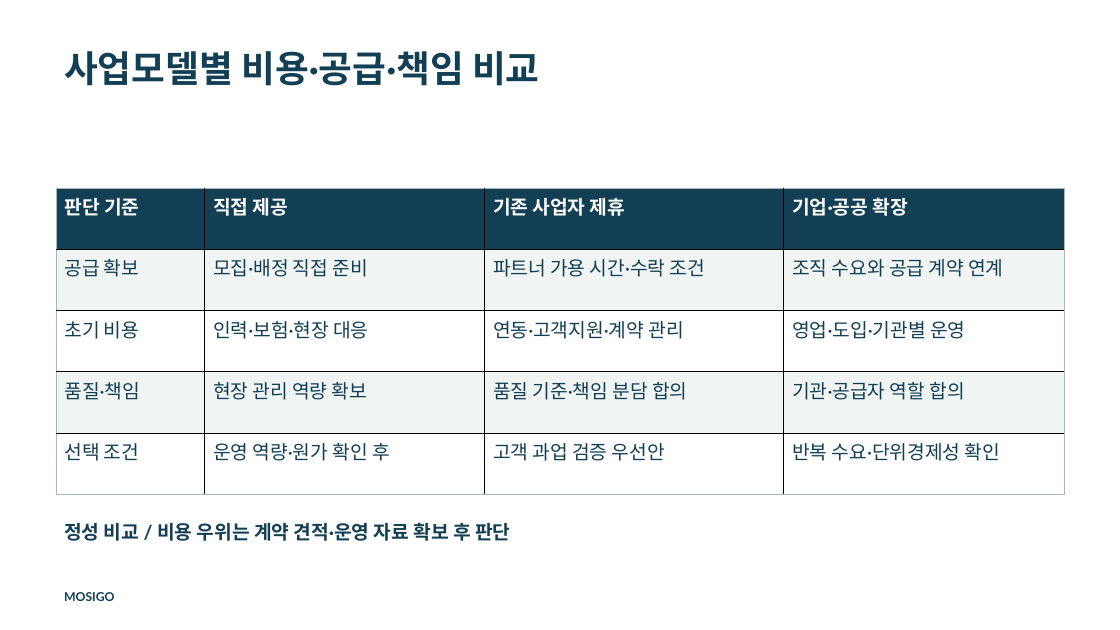
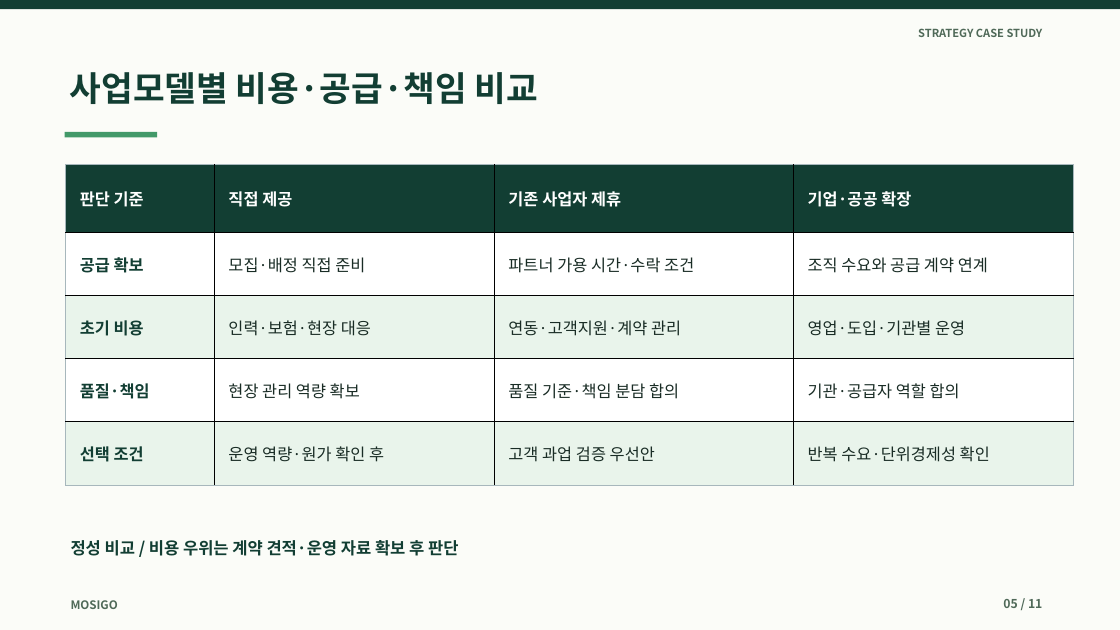
Before and after one commit to dohyunkimmm/mosigo-case-study, a slide deck: slide 5 of downloads/mosigo_report.pptx. Drawn at 1120x630 pixels with LibreOffice and Linux fonts; fonts in the diff are those of the drawing. Boxes give left, top, right and bottom in pixels: in the first picture for what was removed or moved away, otherwise in the second. Text is boxed around its words. In the diff, an @@ line names an element or a change of style, - is before the commit and + after.

```diff
--- a/downloads/mosigo_report.pptx
+++ b/downloads/mosigo_report.pptx
@@ background #FFFFFF to #FBFCF8 @@
@@ rectangle added at [0,0,1120,9], fill #123E33 @@
@@ text added at [918,28,1043,37], 9.5 pt, text #4F6958, bold @@
+STRATEGY CASE STUDY
@@ text "사업모델별 비용·공급·책임 비교": place and size @@
-text "사업모델별 비용·공급·책임 비교" at [64,51,540,86]
+text "사업모델별 비용·공급·책임 비교" at [70,72,538,104]
@@ text "사업모델별 비용·공급·책임 비교" at [70,72,538,104]: size 31.5 to 29.5 pt, font Lato to Noto Sans CJK KR, text colour #133F55 to #123E33; vertical alignment top to middle @@
@@ rectangle added at [65,132,157,138], fill #429969 @@
@@ table at [66,165,1073,486] @@
@@ fill #133F55 to #123E33 in row 1 @@
@@ fill #F0F5F3 to #FFFFFF in 8 cells @@
@@ fill #FFFFFF to #E9F4EB in 8 cells @@
@@ size 16.5 to 14 pt, font Lato to Noto Sans CJK KR @@
@@ text colour #133F55 to #123E33, bold on in "공급 확보", "초기 비용", "품질·책임", "선택 조건" @@
@@ text colour #133F55 to #192C25 in "모집·배정 직접 준비", "파트너 가용 시간·수락 조건", "조직 수요와 공급 계약 연계", "인력·보험·현장 대응" and 8 more places @@
@@ table: place and size @@
-table at [56,188,1064,495]
+table at [66,165,1073,486]
@@ text "정성 비교 / 비용 우위는 ...": place and size @@
-text "정성 비교 / 비용 우위는 ..." at [64,522,510,541]
+text "정성 비교 / 비용 우위는 ..." at [71,540,458,556]
@@ text "정성 비교 / 비용 우위는 ..." at [71,540,458,556]: size 16.5 to 14.2 pt, font Lato to Noto Sans CJK KR, text colour #133F55 to #123E33; vertical alignment top to middle @@
@@ text "MOSIGO": place and size @@
-text "MOSIGO" at [64,592,114,601]
+text "MOSIGO" at [71,600,118,609]
@@ text "MOSIGO" at [71,600,118,609]: size 10.5 to 10 pt, font Lato to Noto Sans CJK KR, text colour #133F55 to #4F6958; vertical alignment top to middle @@
@@ text added at [1003,599,1042,608], 10.5 pt, text #4F6958, bold @@
+05 / 11
```
Also in this commit, not shown: 10 other slides changed, 1 other file.
